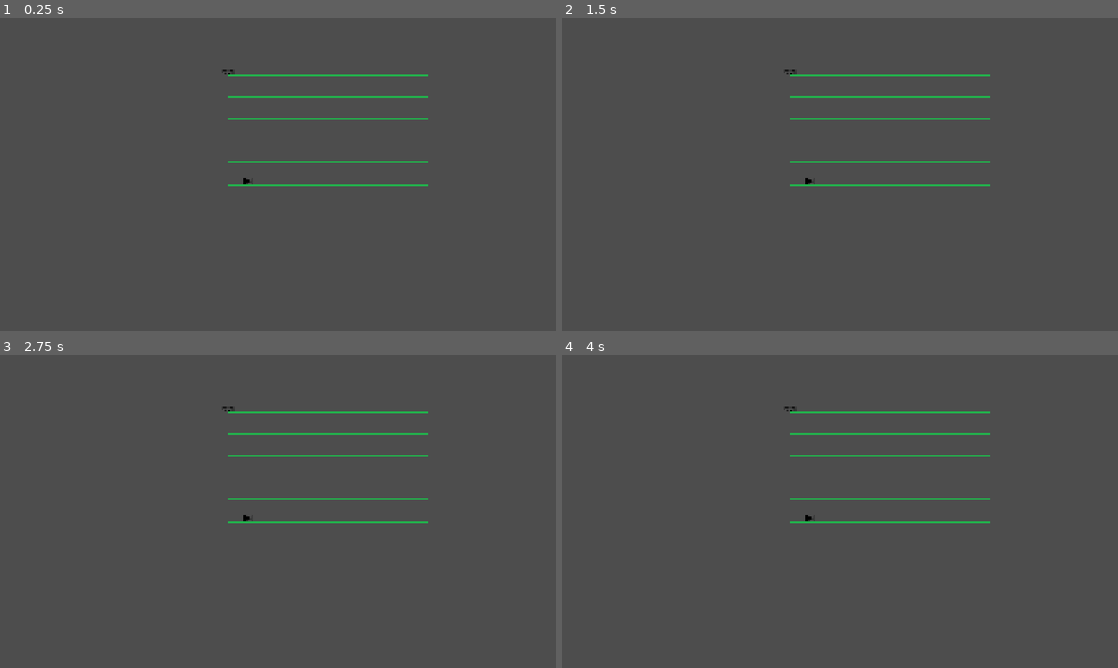
Above: before the commit, frames 1-4 (two rows, left to right).
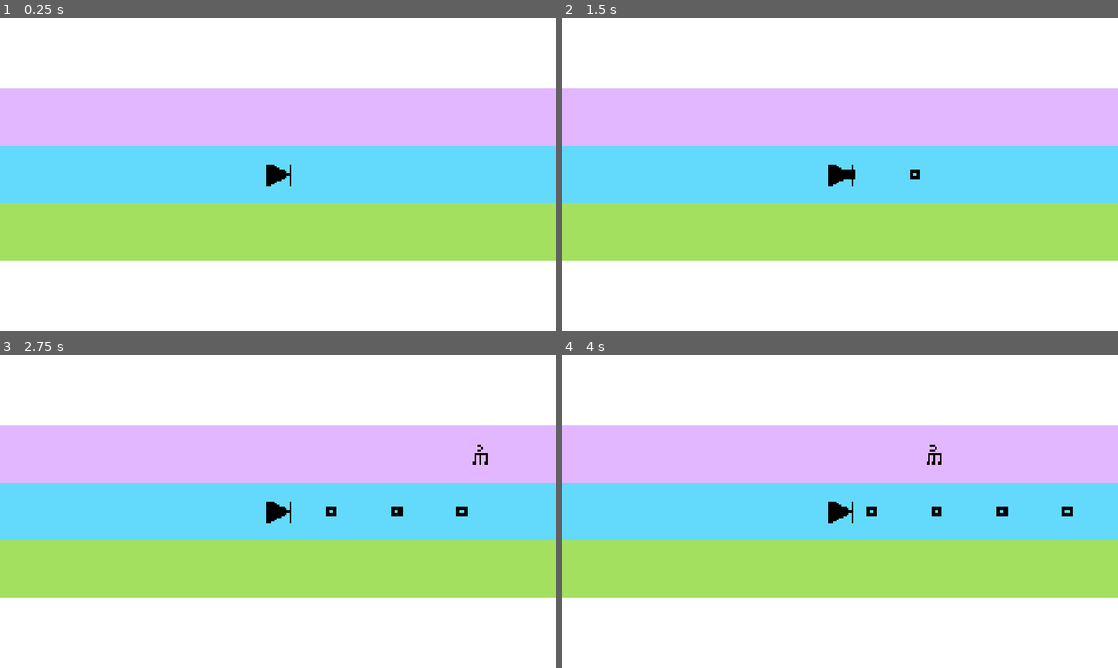
Above: after the commit, the same moments.

Repository: chorwat2137/haven-2026
Game: Godot game, scene res://scenes/main.tscn
Same seed, same stepped clock (60 frames per second), same inputs: the game is played once before the commit and once after it. Before the commit the project starts from res://old/piwo.tscn.
Inputs:
- Up to frame 1 (0.25 s): no input
- Up to frame 2 (1.5 s): tap Enter (ui_accept) at 0.5, 0.77 s; hold Right (ui_right) from 0.53 s (still down); tap Space (shoot) at 0.6, 1.35 s
- Up to frame 3 (2.75 s): tap Enter (ui_accept) at 1.52 s; release Right (ui_right) at 2.03 s; hold Left (ui_left) from 2.03 s (still down); tap Space (shoot) at 2.1 s
- Up to frame 4 (4 s): release Left (ui_left) at 2.78 s; hold Right (ui_right) from 2.78 s (still down); tap Space (shoot) at 2.85, 3.6 s; tap Enter (ui_accept) at 3.02, 3.77 s

The runs differ from the first frame. In frame 1, 100% of the frame differs, in the area x 0-100%, y 0-100%; in frame 2, 100%; in frame 3, 100%; in frame 4, 100%.
Error before the commit: Parse Error: Preload file "res://scenes/bullet.tscn" does not exist. (res://old/player.gd:6)

Commit message:
Automatic sync

Diff:
--- a/project.godot
+++ b/project.godot
@@ -11,7 +11,7 @@
 [application]
 
 config/name="haven-2026"
-run/main_scene="uid://bqian8mpqp3rp"
+run/main_scene="uid://bl1mp5us6ubqj"
 config/features=PackedStringArray("4.7", "GL Compatibility")
 config/icon="res://icon.svg"
 
